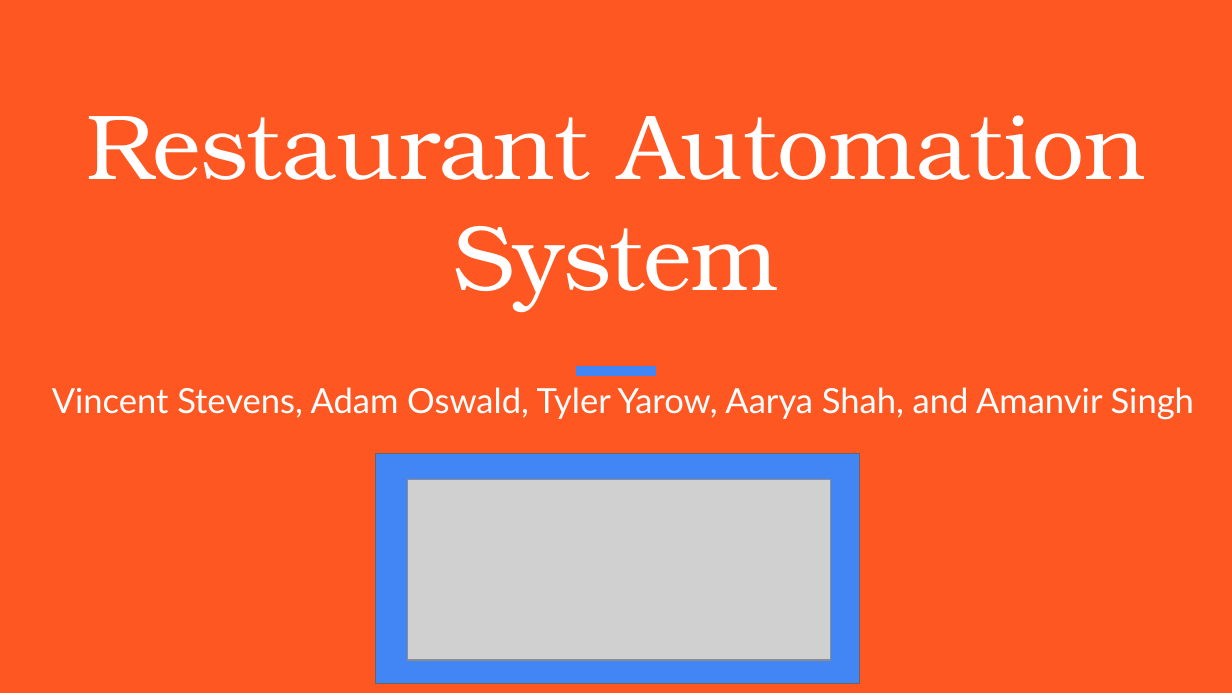
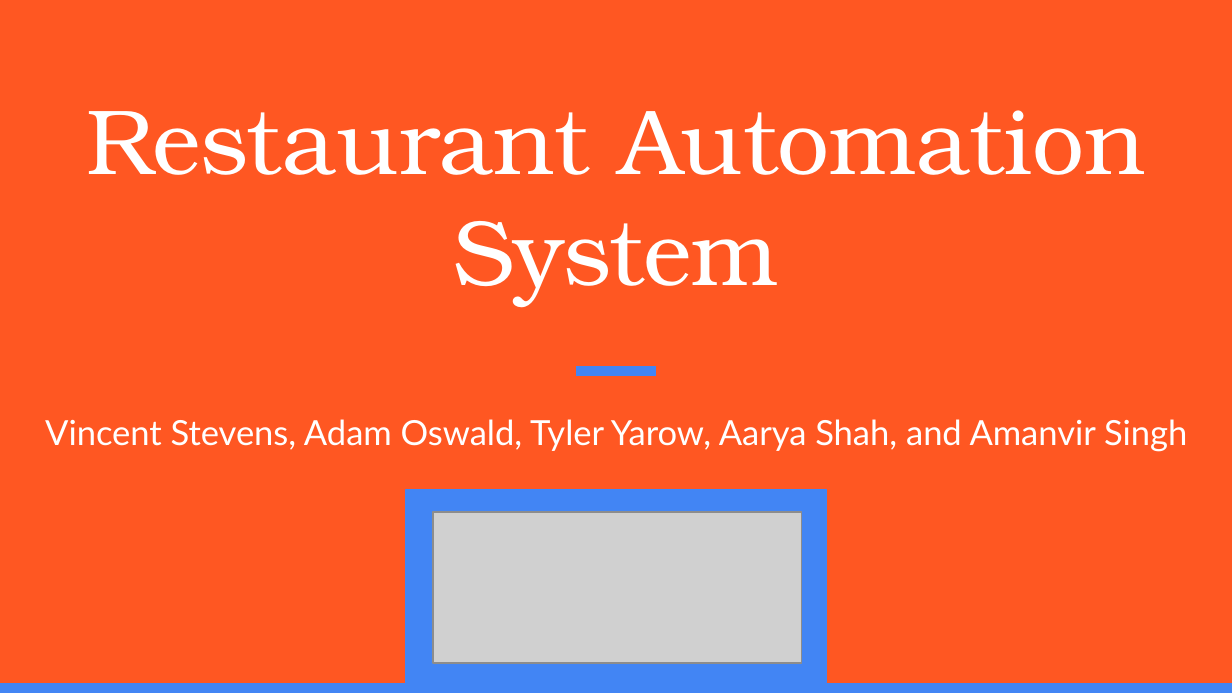
Before and after one commit to tmyarow/CS3704_Project, a slide deck: slide 1 of Restaurant Automation - Final Presentation.pptx. Drawn at 1232x693 pixels with LibreOffice and Linux fonts; fonts in the diff are those of the drawing; grey boxes stand for pictures. Boxes give left, top, right and bottom in pixels: in the first picture for what was removed or moved away, otherwise in the second. Text is boxed around its words. In the diff, an @@ line names an element or a change of style, - is before the commit and + after.

```diff
--- a/Restaurant Automation - Final Presentation.pptx
+++ b/Restaurant Automation - Final Presentation.pptx
@@ title "Restaurant Automation System": place and size @@
-title "Restaurant Automation System" at bbox=[87, 115, 1145, 312]
+title "Restaurant Automation System" at bbox=[87, 110, 1145, 307]
@@ subtitle "Vincent Stevens, Adam Oswald, Tyler ...": place and size @@
-subtitle "Vincent Stevens, Adam Oswald, Tyler ..." at bbox=[52, 387, 1194, 420]
+subtitle "Vincent Stevens, Adam Oswald, Tyler ..." at bbox=[45, 419, 1187, 451]
@@ rectangle: place and size @@
-rectangle at bbox=[376, 453, 859, 684]
+rectangle at bbox=[405, 490, 827, 683]
@@ rectangle at bbox=[405, 490, 827, 683]: outline #666666 0.75 pt to #4285F4 0.75 pt @@
@@ picture: place and size @@
-picture at bbox=[408, 479, 832, 660]
+picture at bbox=[432, 513, 801, 664]
@@ rectangle added at bbox=[0, 684, 1232, 693], fill #4285F4, outline #4285F4 0.75 pt @@
```
Also in this commit, not shown: 3 other slides changed, 6 slides added, 3 slides removed.
